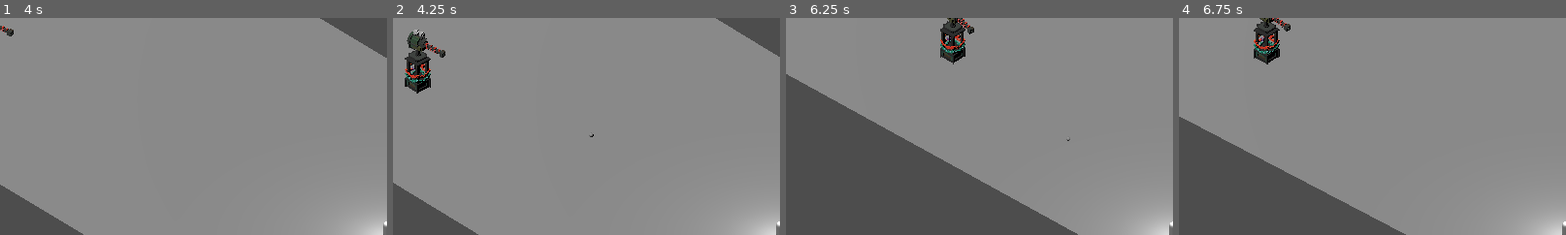
Above: before the commit, frames 1-4 (left to right).
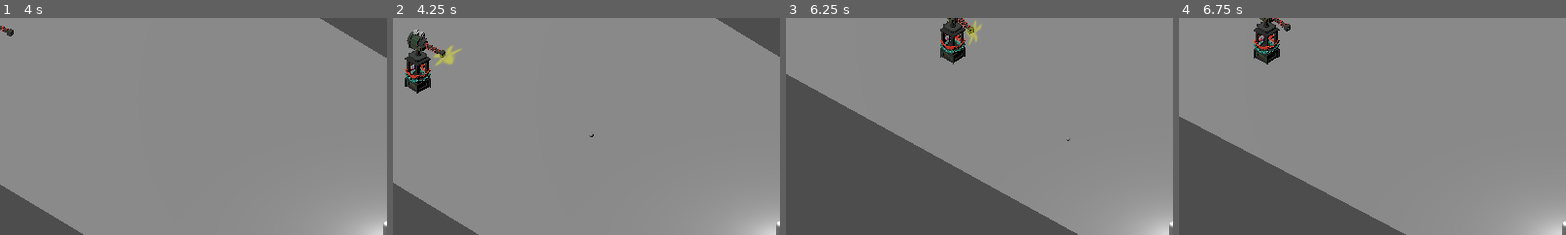
Above: after the commit, the same moments.

Repository: tobybenjaminclark/sussexgamejam
Game: Godot game, scene res://tower.tscn
Two runs of this game, one before a commit and one after it. Both use one fixed random seed, a clock stepped at 60 frames per second and the inputs below.
Inputs:
- Up to frame 1 (4 s): tap Enter (ui_accept) at 0.5, 0.77, 1.52, 3.02, 3.77 s; hold Right (ui_right) 0.53-1.28 s; hold Down (ui_down) 1.28-2.03 s; hold Right (ui_right) 2.03-2.78 s; hold Up (ui_up) 2.78-3.53 s; hold Left (ui_left) from 3.53 s (still down)
- Up to frame 2 (4.25 s): keep holding Left (ui_left)
- Up to frame 3 (6.25 s): tap Enter (ui_accept) at 4.52, 6.02 s; release Left (ui_left) at 5.03 s; hold Down (ui_down) 5.03-5.78 s; hold Right (ui_right) from 5.78 s (still down)
- Up to frame 4 (6.75 s): release Right (ui_right) at 6.53 s; hold Up (ui_up) from 6.53 s (still down)
The pictures show only the part of the screen within x 0-50%, y 0-50%; the shares and areas given below are measured in that part.

Frame 1 is identical in both runs. In frame 2, 0.2% of the frame differs, in the area x 10-18%, y 12-22%; in frame 3, 0.2%; in frame 4, nothing differs.

Commit message:
add: muzzle flash

Diff:
--- a/susgame/tower.gd
+++ b/susgame/tower.gd
@@ -32,7 +32,6 @@
 
 
 
-# Called when the shoot button is pressed
 func shoot_bullet():
 	var bullet = bullet_scene.instantiate()
 
@@ -60,3 +59,23 @@
 
 	# Add the bullet to the scene
 	get_tree().current_scene.add_child(bullet)
+
+	# Emit particles from the muzzle node's GPUParticles3D
+	var muzzle_particles = muzzle_node.get_node_or_null("GPUParticles3D")
+	if muzzle_particles:
+		# Start the particle emission
+		muzzle_particles.emitting = true
+
+		# Optionally, you can stop emitting after a short time (e.g., 0.1 seconds)
+		var timer = Timer.new()
+		timer.wait_time = 0.1
+		timer.one_shot = true
+		timer.timeout.connect(_stop_emitting)
+		muzzle_node.add_child(timer)
+		timer.start()
+
+# The function _stop_emitting is created to stop the particles
+func _stop_emitting():
+	var muzzle_particles = get_node_or_null("MuzzleNode/GPUParticles3D")
+	if muzzle_particles:
+		muzzle_particles.emitting = false
--- a/susgame/tower.tscn
+++ b/susgame/tower.tscn
@@ -8,6 +8,7 @@
 [ext_resource type="ArrayMesh" uid="uid://curqt0vakt7dl" path="res://assets/tower_base.obj" id="4_ky75q"]
 [ext_resource type="Texture2D" uid="uid://c1tyrenn48s3e" path="res://assets/tower_head.png" id="5_gx2n8"]
 [ext_resource type="ArrayMesh" uid="uid://bnrtj0eleuson" path="res://assets/tower_head.obj" id="6_3lkkv"]
+[ext_resource type="Texture2D" uid="uid://bawjdyf22dryf" path="res://muzzleflash.png" id="9_638de"]
 
 [sub_resource type="PlaneMesh" id="PlaneMesh_kq87g"]
 
@@ -22,6 +23,61 @@
 
 [sub_resource type="StandardMaterial3D" id="StandardMaterial3D_lsll5"]
 albedo_texture = ExtResource("5_gx2n8")
+
+[sub_resource type="Curve" id="Curve_4h7uo"]
+_data = [Vector2(0, 1), 0.0, 0.0, 0, 0, Vector2(0.707469, 0.833743), 0.0, 0.0, 0, 0, Vector2(1, 0), 0.0, 0.0, 0, 0]
+point_count = 3
+
+[sub_resource type="CurveTexture" id="CurveTexture_bkd2d"]
+curve = SubResource("Curve_4h7uo")
+
+[sub_resource type="Gradient" id="Gradient_va7s7"]
+offsets = PackedFloat32Array(0.00452489, 0.549774, 1)
+colors = PackedColorArray(1, 0.0705882, 0, 1, 1, 0.54902, 0, 1, 1, 1, 1, 0)
+
+[sub_resource type="GradientTexture1D" id="GradientTexture1D_um84t"]
+gradient = SubResource("Gradient_va7s7")
+
+[sub_resource type="Curve" id="Curve_8cebb"]
+max_value = 25.0
+_data = [Vector2(0, 0), 0.0, 0.0, 0, 0, Vector2(0.46888, 2.05976), 0.0, 0.0, 0, 0, Vector2(0.840249, 6.93556), 0.0, 0.0, 0, 0]
+point_count = 3
+
+[sub_resource type="CurveTexture" id="CurveTexture_5pb7t"]
+curve = SubResource("Curve_8cebb")
+
+[sub_resource type="Curve" id="Curve_fuxol"]
+_data = [Vector2(0, 0.376537), 0.0, 0.0, 0, 0, Vector2(0.224066, 0.971225), 0.0, 0.0, 0, 0]
+point_count = 2
+
+[sub_resource type="CurveTexture" id="CurveTexture_3v767"]
+curve = SubResource("Curve_fuxol")
+
+[sub_resource type="ParticleProcessMaterial" id="ParticleProcessMaterial_84dhk"]
+angle_min = -720.0
+angle_max = 720.0
+gravity = Vector3(0, 0, 0)
+scale_min = 2.0
+scale_max = 4.0
+scale_curve = SubResource("CurveTexture_3v767")
+color = Color(1, 0.427451, 0, 1)
+color_ramp = SubResource("GradientTexture1D_um84t")
+alpha_curve = SubResource("CurveTexture_bkd2d")
+emission_curve = SubResource("CurveTexture_5pb7t")
+
+[sub_resource type="StandardMaterial3D" id="StandardMaterial3D_yi3mo"]
+transparency = 1
+vertex_color_use_as_albedo = true
+albedo_color = Color(1, 1, 0, 1)
+albedo_texture = ExtResource("9_638de")
+billboard_mode = 3
+billboard_keep_scale = true
+particles_anim_h_frames = 1
+particles_anim_v_frames = 1
+particles_anim_loop = false
+
+[sub_resource type="QuadMesh" id="QuadMesh_dabqd"]
+material = SubResource("StandardMaterial3D_yi3mo")
 
 [node name="Node3D" type="Node3D"]
 transform = Transform3D(1.00693, 0, 0, 0, 1.00693, 0, 0, 0, 1.00693, 0, 0, 0)
@@ -79,3 +135,15 @@
 
 [node name="MuzzleNode" type="Node3D" parent="TowerBase/Node3D"]
 transform = Transform3D(1, 0, 0, 0, 1, 0, 0, 0, 1, 0, 0.596558, -2.37428)
+
+[node name="GPUParticles3D" type="GPUParticles3D" parent="TowerBase/Node3D/MuzzleNode"]
+transform = Transform3D(1, 0, 0, 0, 1, 0, 0, 0, 1, 0, 0.0539751, -0.288267)
+emitting = false
+amount = 4
+lifetime = 0.2
+one_shot = true
+explosiveness = 0.1
+randomness = 1.0
+local_coords = true
+process_material = SubResource("ParticleProcessMaterial_84dhk")
+draw_pass_1 = SubResource("QuadMesh_dabqd")
--- /dev/null
+++ b/susgame/tower_particles.gd
@@ -0,0 +1,18 @@
+extends Node3D
+
+@export var particle_scene: PackedScene
+var particle_instance: Node3D
+
+func _ready():
+	# Initialize or preload the particle scene.
+	particle_instance = particle_scene.instantiate()
+	add_child(particle_instance)
+
+func shoot():
+	# This method can be triggered when the gun is fired.
+	particle_instance.position = global_position # Set particle position to gun's position
+	particle_instance.emitting = true # Start emitting particles
+
+	# Optionally, disable emitting after a brief delay if the effect is short-lived.
+	await get_tree().create_timer(0.1).timeout # Wait for 0.1 seconds
+	particle_instance.emitting = false
Binary file added: susgame/muzzleflash.png
Not shown, added: susgame/muzzleflash.png.import
Not shown: 1 places in susgame/tower.tscn that only renumber resources
